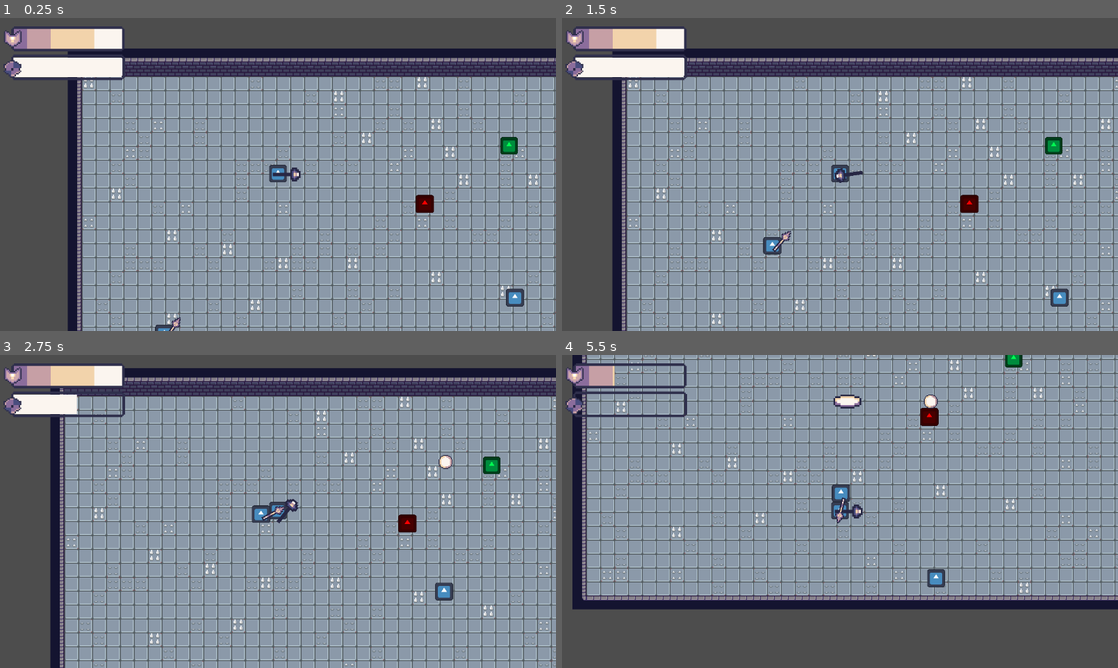
Above: before the commit, frames 1-4 (two rows, left to right).
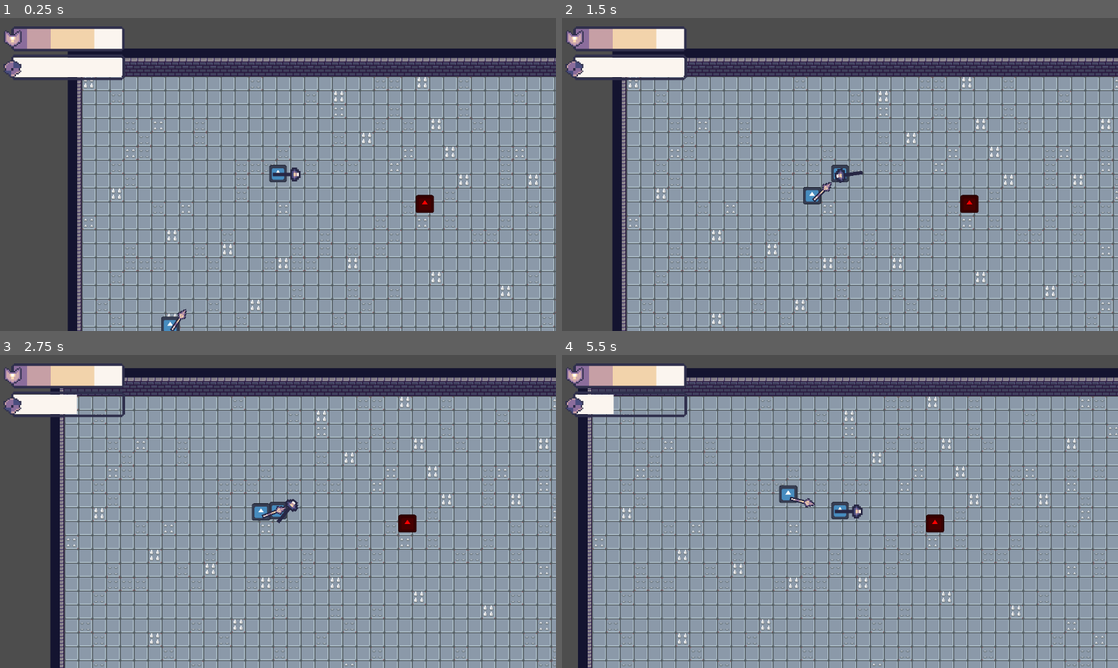
Above: after the commit, the same moments.

Repository: chabsseu/Stauffs-and-Magic
Game: Godot game, scene res://Scenes/Floors/test_world.tscn
Same seed, same stepped clock (60 frames per second), same inputs: the game is played once before the commit and once after it. The engine's default icon, where the game draws it, is replaced by a stand-in: a white triangle on a blue panel in a dark square.
Inputs (mouse positions are in pixels of both pictures, inside the frame that each line leads up to):
- Up to frame 1 (0.25 s): no input
- Up to frame 2 (1.5 s): move the mouse to (962, 158) at 0.52 s; tap A (A) at 0.6 s; tap D (D) at 0.8, 1.35 s; move the mouse to (728, 190) at 1.27 s
- Up to frame 3 (2.75 s): tap S (S) at 1.55, 2.1 s; move the mouse to (333, 442) at 2.02 s; tap W (W) at 2.3 s
- Up to frame 4 (5.5 s): move the mouse to (812, 574) at 2.77 s; tap W (W) at 2.85 s; click (812, 574) at 3.05 s; move the mouse to (1006, 558) at 3.52 s; click (1006, 558) at 3.6 s; tap A (A) at 3.8, 4.35 s; right-click (1006, 558) at 4.15 s; move the mouse to (673, 464) at 4.27 s; tap D (D) at 4.55, 5.1 s; move the mouse to (867, 511) at 5.02 s; tap S (S) at 5.3 s

The runs differ from the first frame. In frame 1, 0.5% of the frame differs, in the area x 27-95%, y 38-100%; in frame 2, 0.8%; in frame 3, 0.6%; in frame 4, 57%, in the area x 1-100%, y 0-100%.

Commit message:
Make a enemystate for status effects

Diff:
--- /dev/null
+++ b/Scenes/Enemies/enemy_state.tscn
@@ -0,0 +1,7 @@
+[gd_scene load_steps=2 format=3 uid="uid://cpkheq5oo4eb5"]
+
+[ext_resource type="Script" uid="uid://dkqw21gh3qgh8" path="res://Scripts/Global/EnemyState.gd" id="1_kvtks"]
+
+[node name="EnemyState" type="Node"]
+script = ExtResource("1_kvtks")
+base_speed = 300.0
--- a/Scenes/Enemies/spear_guy.tscn
+++ b/Scenes/Enemies/spear_guy.tscn
@@ -15,9 +15,8 @@
 
 [node name="spear_guy" type="CharacterBody2D" groups=["Enemy"]]
 script = ExtResource("1_o0ygb")
-speed = 100.0
-max_health = 3
 damage_node = ExtResource("2_1ky8i")
+max_health = 5
 
 [node name="Sprite2D" type="Sprite2D" parent="."]
 position = Vector2(0.5, 0)
--- a/Scenes/Floors/test_world.tscn
+++ b/Scenes/Floors/test_world.tscn
@@ -1,11 +1,9 @@
-[gd_scene load_steps=9 format=3 uid="uid://bbi45qtvmlmyl"]
+[gd_scene load_steps=7 format=3 uid="uid://bbi45qtvmlmyl"]
 
 [ext_resource type="Texture2D" uid="uid://bo8l02hir4q3l" path="res://Assets/Tilemaps/Dungeon Tileset + Spikes.png" id="1_3sc00"]
 [ext_resource type="PackedScene" uid="uid://c2xkrph0al5nw" path="res://Scenes/Player/player.tscn" id="2_2yfla"]
 [ext_resource type="PackedScene" uid="uid://chd3yj7pkdiu2" path="res://Scenes/Enemies/test_enemy.tscn" id="3_xaljv"]
-[ext_resource type="PackedScene" uid="uid://cb0kyqifl5o74" path="res://Scenes/Enemies/slime.tscn" id="4_ek63m"]
 [ext_resource type="PackedScene" uid="uid://ixiakydo7vts" path="res://Scenes/Enemies/spear_guy.tscn" id="5_cexxt"]
-[ext_resource type="PackedScene" uid="uid://hokg0gi8ti1u" path="res://Scenes/Enemies/sloth.tscn" id="6_ruqt4"]
 
 [sub_resource type="TileSetAtlasSource" id="TileSetAtlasSource_2yfla"]
 texture = ExtResource("1_3sc00")
@@ -169,14 +167,6 @@
 [node name="test_enemy" parent="." instance=ExtResource("3_xaljv")]
 position = Vector2(393, 163)
 
-[node name="slime" parent="." instance=ExtResource("4_ek63m")]
-position = Vector2(492, 96)
-
 [node name="spear_guy" parent="." instance=ExtResource("5_cexxt")]
 position = Vector2(81, 331)
-
-[node name="sloth" parent="." instance=ExtResource("6_ruqt4")]
-position = Vector2(499, 271)
-charge_speed = 500.0
-windup_time = 1.0
-min_attack_distance = 25.0
+damage_node = null
--- /dev/null
+++ b/Scenes/Weapon/fireball_skill.tscn
@@ -0,0 +1,52 @@
+[gd_scene load_steps=7 format=3 uid="uid://dgiwswgaq7vv8"]
+
+[ext_resource type="Texture2D" uid="uid://dd6mfgqr2awsl" path="res://Assets/Weapon/normal_bullet.png" id="1_og70o"]
+[ext_resource type="Script" uid="uid://ctrgcril7ql8p" path="res://Scripts/Weapon/fireball_skill.gd" id="1_uf4oa"]
+
+[sub_resource type="AtlasTexture" id="AtlasTexture_uf4oa"]
+atlas = ExtResource("1_og70o")
+region = Rect2(0, 0, 16, 16)
+
+[sub_resource type="AtlasTexture" id="AtlasTexture_1m434"]
+atlas = ExtResource("1_og70o")
+region = Rect2(16, 0, 16, 16)
+
+[sub_resource type="SpriteFrames" id="SpriteFrames_2uye3"]
+animations = [{
+"frames": [{
+"duration": 1.0,
+"texture": SubResource("AtlasTexture_uf4oa")
+}, {
+"duration": 1.0,
+"texture": SubResource("AtlasTexture_1m434")
+}],
+"loop": true,
+"name": &"skill",
+"speed": 5.0
+}]
+
+[sub_resource type="CircleShape2D" id="CircleShape2D_776a2"]
+radius = 7.5
+
+[node name="Skill" type="Area2D"]
+scale = Vector2(2, 2)
+script = ExtResource("1_uf4oa")
+speed = null
+damage = null
+has_status_effect = null
+effect_type = null
+effect_duration = null
+effect_value = null
+
+[node name="AnimatedSprite2D" type="AnimatedSprite2D" parent="."]
+sprite_frames = SubResource("SpriteFrames_2uye3")
+animation = &"skill"
+
+[node name="CollisionShape2D" type="CollisionShape2D" parent="."]
+shape = SubResource("CircleShape2D_776a2")
+
+[node name="VisibleOnScreenEnabler2D" type="VisibleOnScreenEnabler2D" parent="."]
+rect = Rect2(-7.5, -31.5, 15, 78)
+
+[connection signal="body_entered" from="." to="." method="_on_body_entered"]
+[connection signal="screen_exited" from="VisibleOnScreenEnabler2D" to="." method="_on_visible_on_screen_enabler_2d_screen_exited"]
--- a/Scripts/Enemies/spear_guy.gd
+++ b/Scripts/Enemies/spear_guy.gd
@@ -1,9 +1,8 @@
 extends CharacterBody2D
 
-@export var speed: float = 300
-@export var max_health: int = 5
+@onready var enemy_state = EnemyState
 @export var damage_node: PackedScene
-
+@export var max_health: int
 var current_health: int
 var player_in_range: bool = false
 var attacking: bool = false
@@ -34,7 +33,7 @@
 		velocity = Vector2.ZERO
 	elif chase and player != null:
 		var direction = (player.global_position - global_position).normalized()
-		velocity = direction * speed
+		velocity = direction * enemy_state.speed
 	else:
 		velocity = Vector2.ZERO
 
--- /dev/null
+++ b/Scripts/Global/EnemyState.gd
@@ -0,0 +1,42 @@
+extends Node
+
+
+@export var base_speed: float = 150.0
+
+var speed: float
+var status_effects: StatusEffectManager  # declared for parser
+
+func _ready() -> void:
+	speed = base_speed
+	# Initialize status_effects at runtime
+	status_effects = StatusEffectManager.new()
+	add_child(status_effects)
+
+	# Connect signals
+	status_effects.burn_tick.connect(_on_burn_tick)
+	status_effects.effect_started.connect(_on_effect_started)
+	status_effects.effect_ended.connect(_on_effect_ended)
+
+func _process(delta: float) -> void:
+	status_effects.update(delta)
+
+func take_damage(amount: int) -> void:
+	pass
+
+# --- Status effect handlers ---
+func _on_burn_tick(damage: int) -> void:
+	take_damage(damage)
+
+func _on_effect_started(effect_type) -> void:
+	print("Effect started:", effect_type)
+	if effect_type == StatusEffectManager.EffectType.STUN:
+		speed = 0
+	elif effect_type == StatusEffectManager.EffectType.SLOW:
+		speed = base_speed * 0.5
+		print("Speed reduced to:", speed)
+
+func _on_effect_ended(effect_type) -> void:
+	print("Effect ended:", effect_type)
+	if effect_type in [StatusEffectManager.EffectType.STUN, StatusEffectManager.EffectType.SLOW]:
+		speed = base_speed
+		print("Speed restored to:", speed)
--- a/Scripts/Global/PlayerState.gd
+++ b/Scripts/Global/PlayerState.gd
@@ -1,4 +1,4 @@
-# PlayerState.gd
+
 extends Node
 
 signal healthChanged
--- /dev/null
+++ b/Scripts/Weapon/fireball_skill.gd
@@ -0,0 +1,44 @@
+extends Area2D
+
+@export var speed: float = 400
+@export var damage: int = 2
+@onready var sprite: AnimatedSprite2D = $AnimatedSprite2D
+var direction: Vector2 = Vector2.ZERO
+
+# Status effect
+@export var has_status_effect: bool = true
+@export var effect_type: StatusEffectManager.EffectType = StatusEffectManager.EffectType.STUN
+@export var effect_duration: float = 2.0
+@export var effect_value: float = 0.0
+
+# Reference to EnemyState (make sure EnemyState is an autoload or adjust path)
+@onready var enemy_state = $"/root/EnemyState"
+
+func _process(delta: float) -> void:
+	if direction != Vector2.ZERO:
+		# Safety check to prevent multiplying by Nil
+		if speed != null and delta != null:
+			position += direction * speed * delta
+			sprite.play("fire")
+
+	# Flip horizontally based on movement
+	sprite.flip_h = direction.x < 0
+	# Flip vertically based on vertical movement
+	sprite.flip_v = direction.y < 0
+
+func _on_body_entered(body: Node2D) -> void:
+	if body.is_in_group("Enemy"):
+		if body.has_method("take_damage"):
+			body.take_damage(damage)
+		queue_free()
+
+		if has_status_effect:
+			print("Applying effect:", effect_type, "for", effect_duration, "seconds")
+			if enemy_state != null and enemy_state.status_effects != null:
+				enemy_state.status_effects.add_effect(effect_type, effect_duration, effect_value)
+				print("Effect applied to Enemy global!")
+			else:
+				push_warning("EnemyState or its status_effects is null!")
+
+func _on_visible_on_screen_enabler_2d_screen_exited() -> void:
+	queue_free()
--- a/Scripts/Weapon/test_staff.gd
+++ b/Scripts/Weapon/test_staff.gd
@@ -1,11 +1,15 @@
 extends Node2D
 
 @onready var projectile_scene = preload("res://Scenes/Weapon/fireball.tscn")
+@onready var skill_scene = preload("res://Scenes/Weapon/fireball_skill.tscn")
 @onready var marker = $Marker2D
 
 func _process(delta: float) -> void:
 	if Input.is_action_just_pressed("fire"):
 		attack()
+
+	if Input.is_action_just_pressed("skill"):
+		fireball_skill()
 
 func attack():
 	var projectile = projectile_scene.instantiate()
@@ -18,3 +22,12 @@
 
 	# ✅ Correct aiming direction toward mouse
 	projectile.direction = (get_global_mouse_position() - projectile.global_position).normalized()
+
+func fireball_skill():
+	var skill = skill_scene.instantiate()
+
+	get_tree().current_scene.add_child(skill)
+
+	skill.global_position = marker.global_position
+
+	skill.direction = (get_global_mouse_position() - skill.global_position).normalized()
--- a/project.godot
+++ b/project.godot
@@ -19,6 +19,7 @@
 
 PlayerState="*res://Scripts/Global/PlayerState.gd"
 StatusEffects="res://Scripts/Global/status_effects.gd"
+EnemyState="*res://Scripts/Global/EnemyState.gd"
 
 [display]
 
@@ -57,6 +58,11 @@
 "events": [Object(InputEventMouseButton,"resource_local_to_scene":false,"resource_name":"","device":-1,"window_id":0,"a …(258 unchanged characters)…
 ]
 }
+skill={
+"deadzone": 0.2,
+"events": [Object(InputEventMouseButton,"resource_local_to_scene":false,"resource_name":"","device":-1,"window_id":0,"alt_pressed":false,"shift_pressed":false,"ctrl_pressed":false,"meta_pressed":false,"button_mask":2,"position":Vector2(368, 22),"global_position":Vector2(377, 70),"factor":1.0,"button_index":2,"canceled":false,"pressed":true,"double_click":false,"script":null)
+]
+}
 
 [rendering]
 
Not shown, added: Scripts/Global/EnemyState.gd.uid
Not shown, added: Scripts/Weapon/fireball_skill.gd.uid
